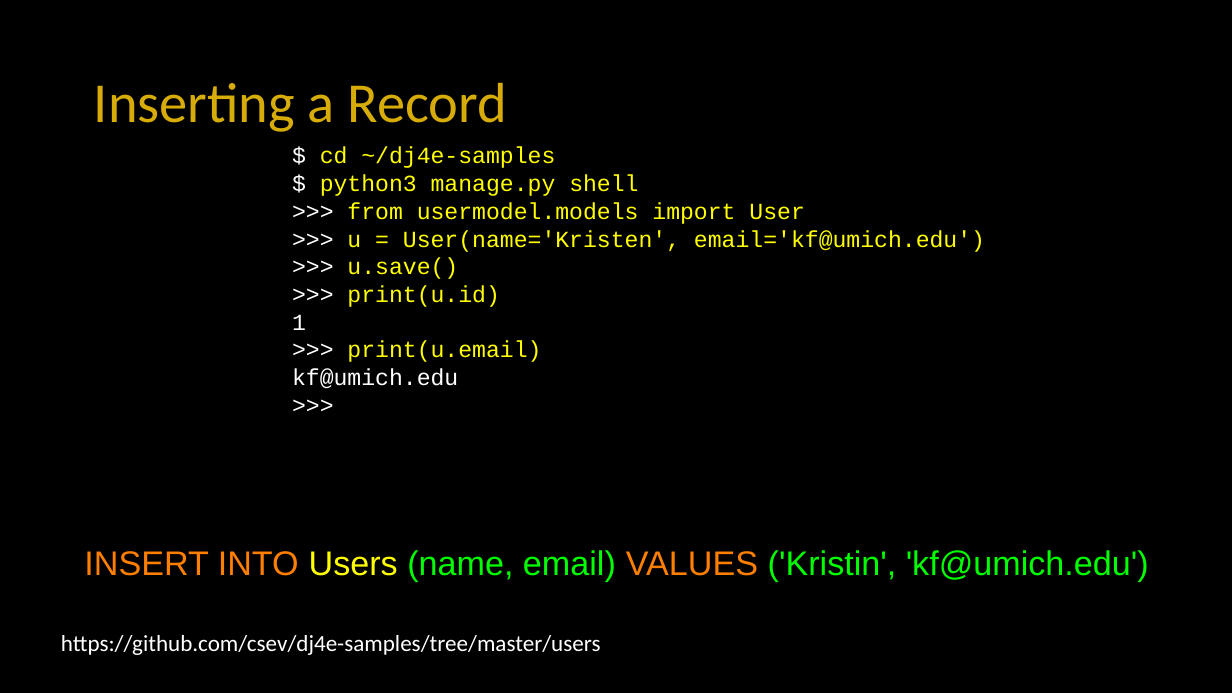
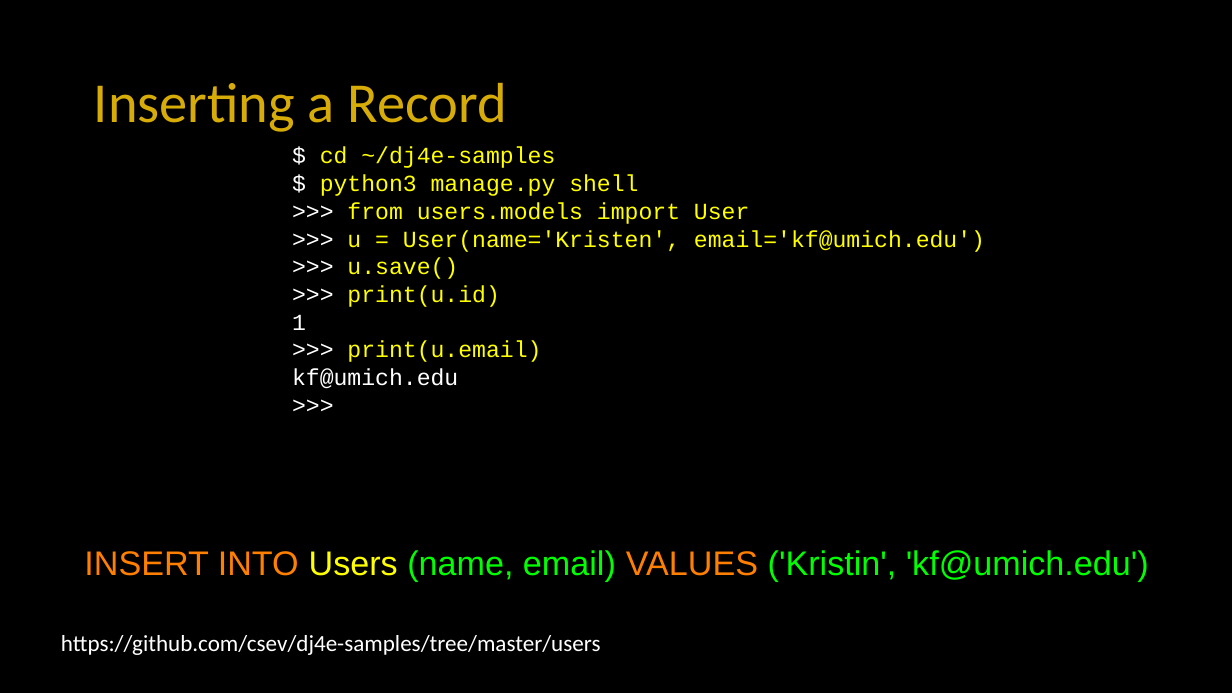
Before and after one commit to csev/dj4e, a slide deck: slide 9 of lectures/DJ-02-Model-Single.pptx. Drawn at 1232x693 pixels with LibreOffice and Linux fonts; fonts in the diff are those of the drawing. Boxes give left, top, right and bottom in pixels: in the first picture for what was removed or moved away, otherwise in the second. Text is boxed around its words. In the diff, an @@ line names an element or a change of style, - is before the commit and + after.

```diff
--- a/lectures/DJ-02-Model-Single.pptx
+++ b/lectures/DJ-02-Model-Single.pptx
@@ text at [347,202,749,224]: text changed @@
->>> from usermodel.models import User
+>>> from users.models import User
```
Also in this commit, not shown: 4 other slides changed.
